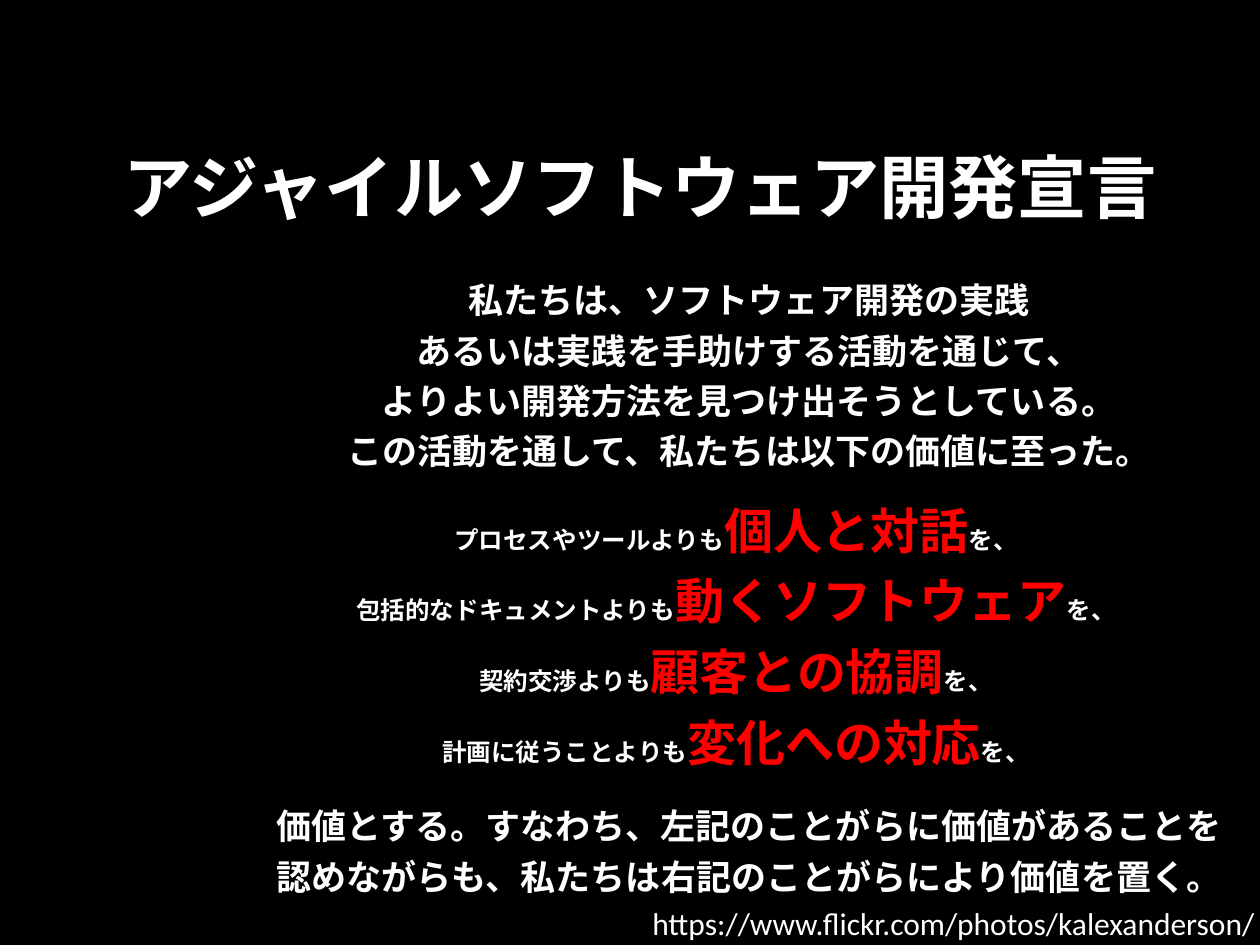
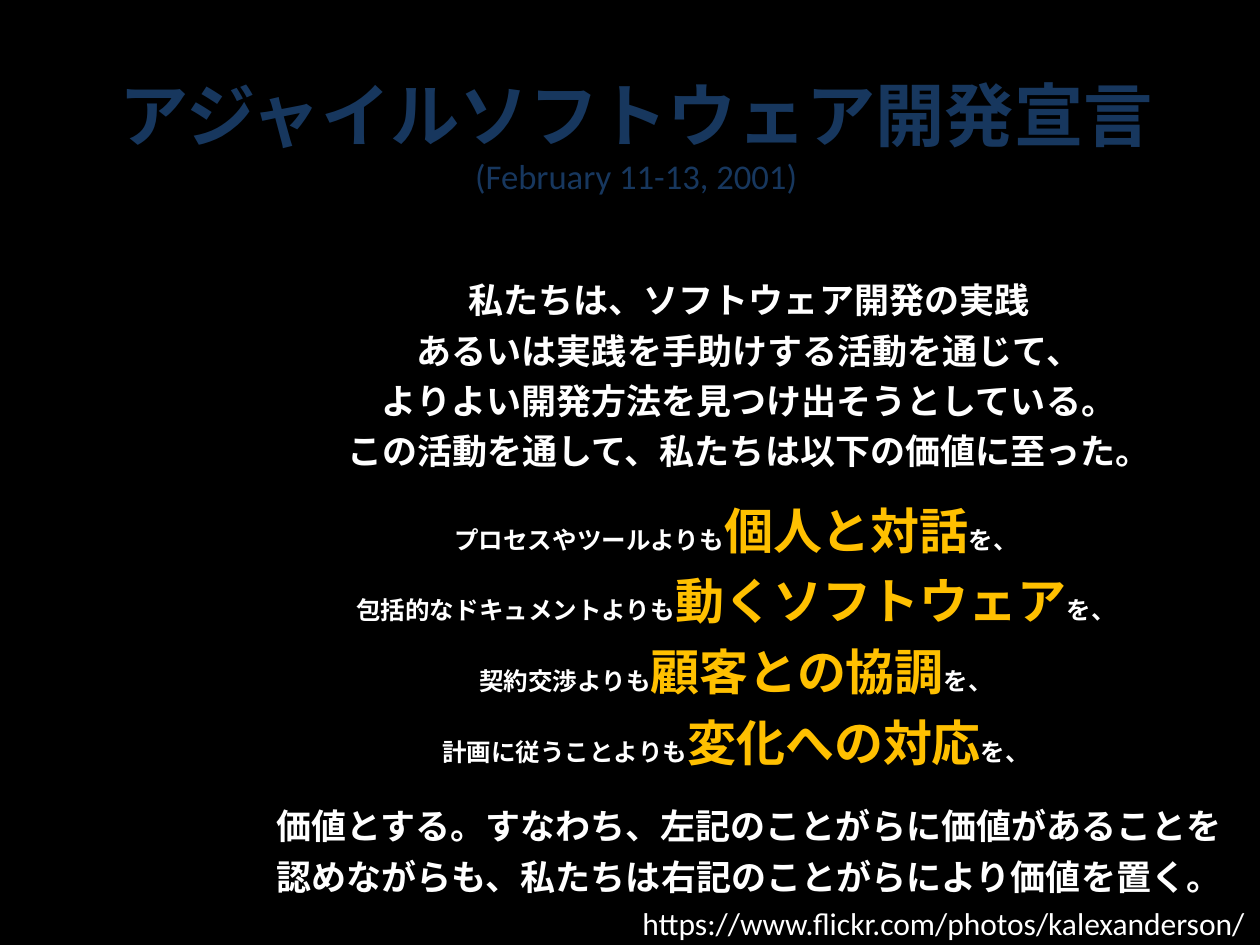
Before and after one commit to citrus1981/document, a slide deck: slide 7 of agile.pptx (slide 6 before the commit). Drawn at 1260x945 pixels with LibreOffice and Linux fonts; fonts in the diff are those of the drawing; background and template pictures are left out. Boxes give left, top, right and bottom in pixels: in the first picture for what was removed or moved away, otherwise in the second. Text is boxed around its words. In the diff, an @@ line names an element or a change of style, - is before the commit and + after.

```diff
--- a/agile.pptx
+++ b/agile.pptx
@@ title at (x1=120, y1=82, x2=1153, y2=195): text changed; size 39.6 to 19.8 pt; text colour #FFFFFF to #17375E; bold off @@
-アジャイルソフトウェア開発宣言
+アジャイルソフトウェア開発宣言
+(February 11-13, 2001)
@@ text "プロセスやツールよりも個人と対話を、 包括的なドキュメントよりも動くソフトウェアを、 契約交渉よりも顧客との協調を、 計 ..." at (x1=356, y1=507, x2=1116, y2=766): text colour #FF0000 to #FFC000 in "プロセスやツールよりも個人と対話を、 包括的なドキュメントよりも動くソフトウェアを、 契約交渉よりも顧客との協調を、 計 ..." @@
@@ text "https://www.flickr.com/photos/kalexanderson/" moved from (x1=652, y1=913, x2=1254, y2=940) to (x1=642, y1=913, x2=1244, y2=940) @@
```
Also in this commit, not shown: 6 other slides changed, 4 slides added, 6 slides removed.
